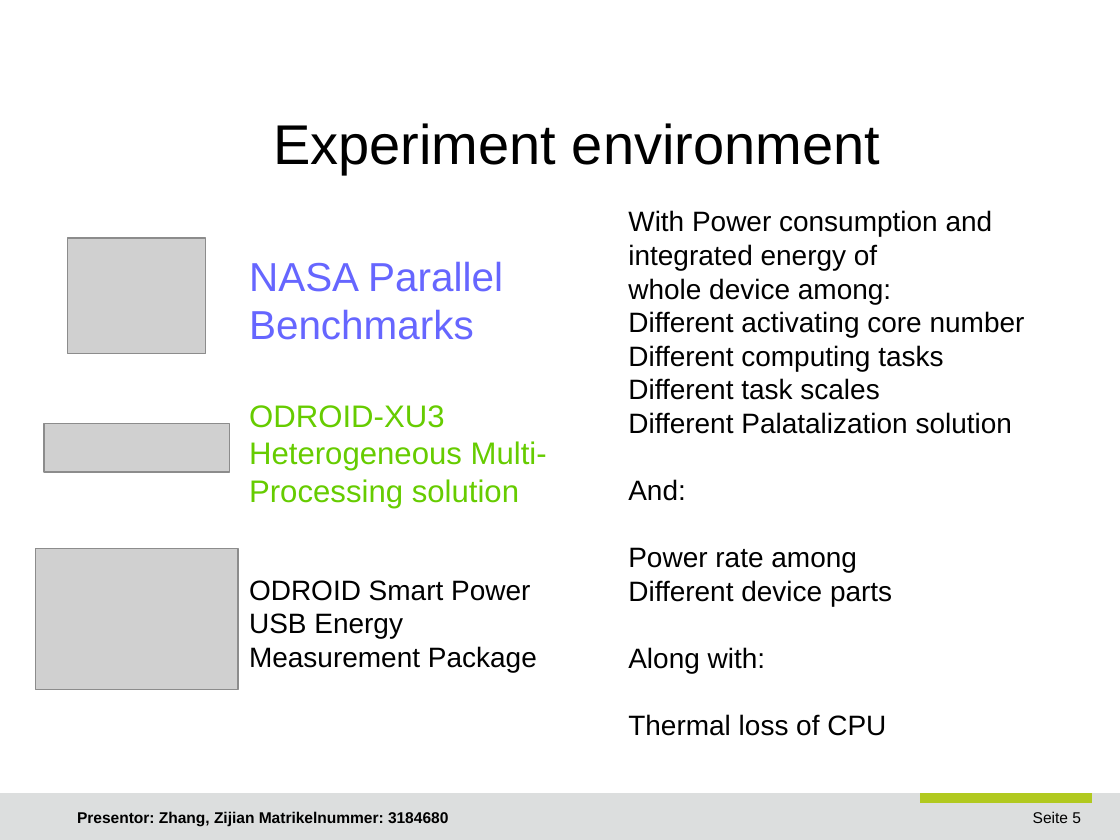
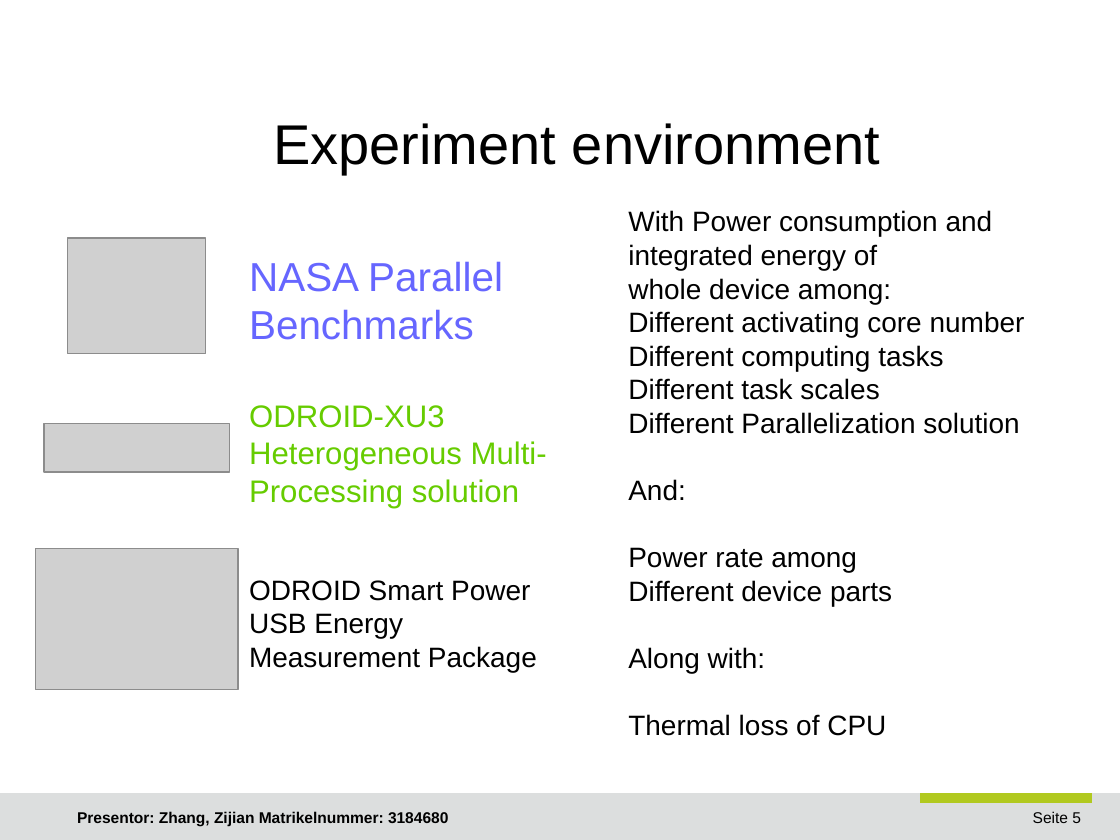
Before and after one commit to JoshuaGhost/hpc_data, a slide deck: slide 5 of presentation/Zhang_Zijian_HPC.odp. Drawn at 1120x840 pixels with LibreOffice and Linux fonts; fonts in the diff are those of the drawing; grey boxes stand for pictures; background and template pictures are left out. Boxes give left, top, right and bottom in pixels: in the first picture for what was removed or moved away, otherwise in the second. Text is boxed around its words. In the diff, an @@ line names an element or a change of style, - is before the commit and + after.

```diff
--- a/presentation/Zhang_Zijian_HPC.odp
+++ b/presentation/Zhang_Zijian_HPC.odp
@@ text at [628,412,1019,434]: text changed @@
-Different Palatalization solution
+Different Parallelization solution
```
Also in this commit, not shown: 9 other files.
